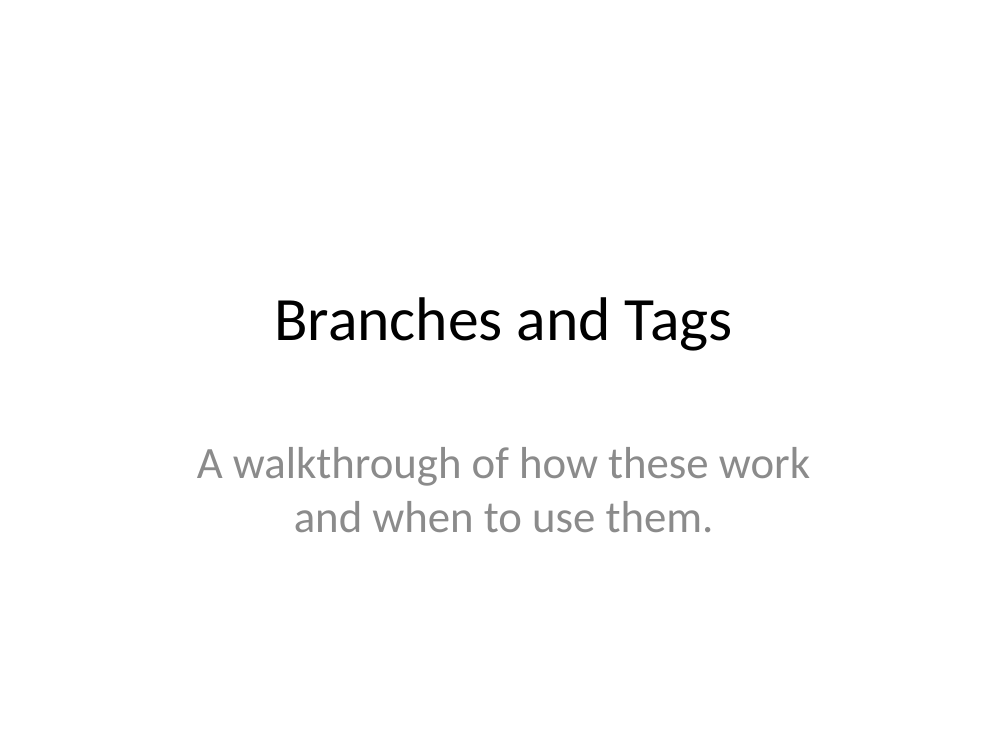
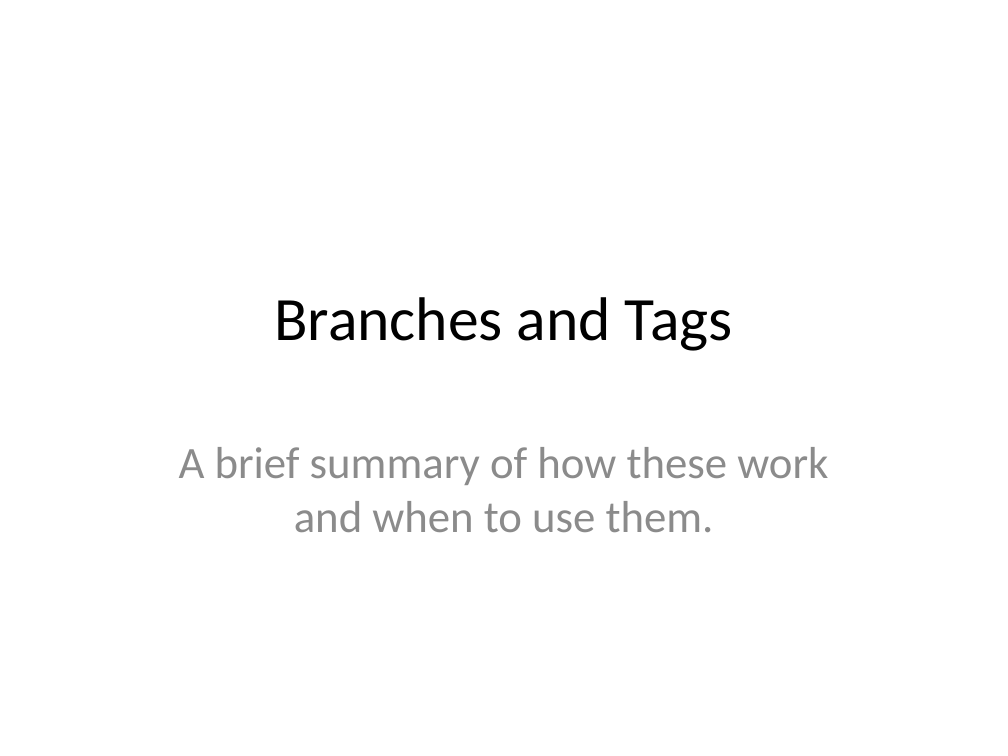
Before and after one commit to JaceTan/programming-notes, a slide deck: slide 1 of Branches and Tags.pptx. Drawn at 1008x756 pixels with LibreOffice and Linux fonts; fonts in the diff are those of the drawing. Boxes give left, top, right and bottom in pixels: in the first picture for what was removed or moved away, otherwise in the second. Text is boxed around its words. In the diff, an @@ line names an element or a change of style, - is before the commit and + after.

Commit message:
finished Tags section and half of the Branches section

```diff
--- a/Branches and Tags.pptx
+++ b/Branches and Tags.pptx
@@ subtitle at [179,447,828,532]: text changed @@
-A walkthrough of how these work and when to use them.
+A brief summary of how these work and when to use them.
```
Also in this commit, not shown: 4 slides added, 4 slides removed.
